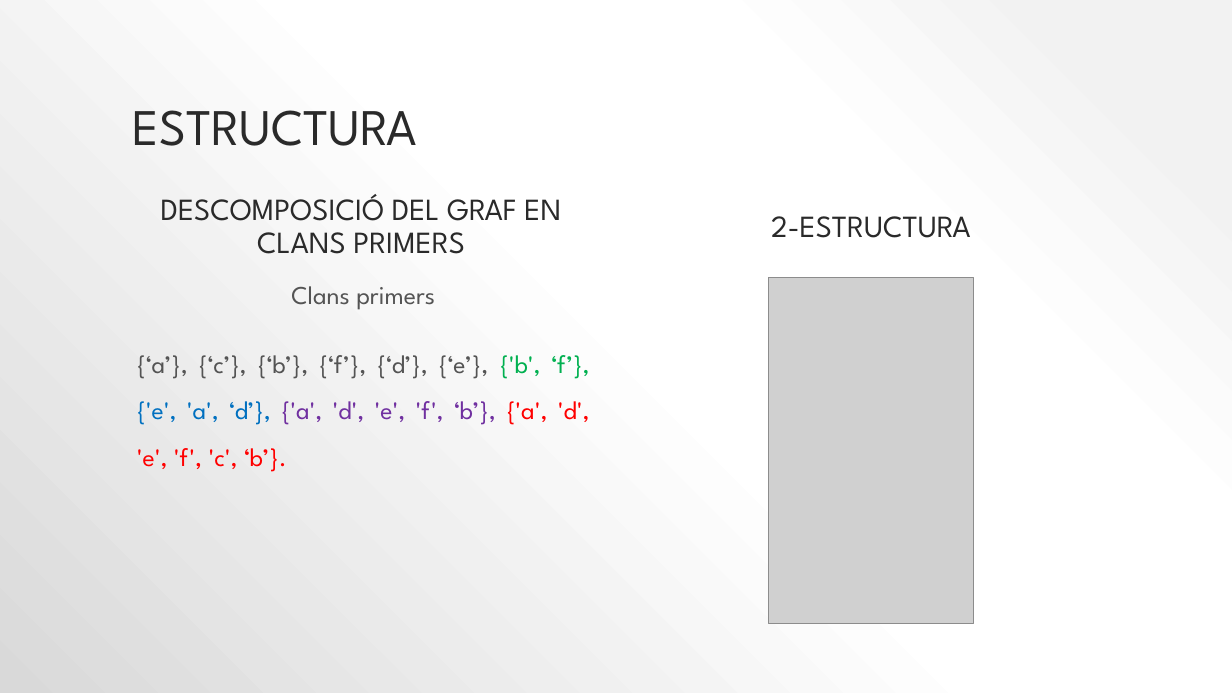
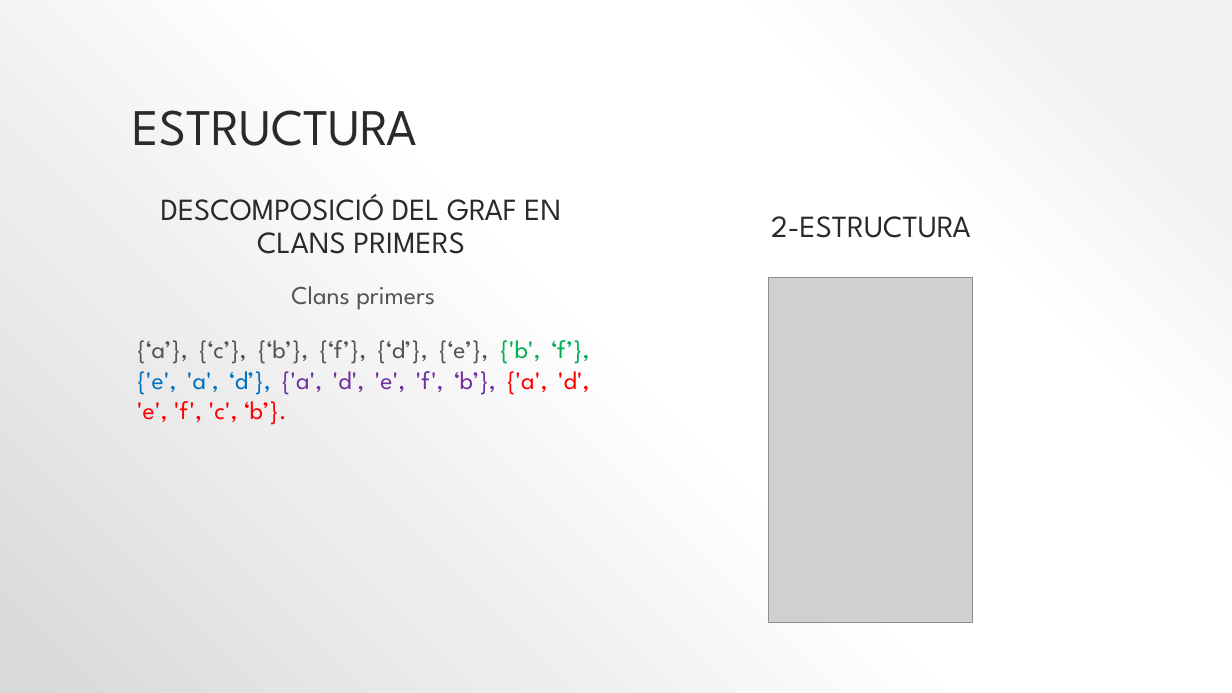
Before and after one commit to lrodrin/TFG, a slide deck: slide 16 of presentació.pptx. Drawn at 1232x693 pixels with LibreOffice and Linux fonts; fonts in the diff are those of the drawing; grey boxes stand for pictures. Boxes give left, top, right and bottom in pixels: in the first picture for what was removed or moved away, otherwise in the second. Text is boxed around its words. In the diff, an @@ line names an element or a change of style, - is before the commit and + after.

```diff
--- a/presentació.pptx
+++ b/presentació.pptx
@@ text at box(137, 340, 590, 425): line spacing 1.5 to 1 @@
```
Also in this commit, not shown: 1 other slide changed, 1 other file.
